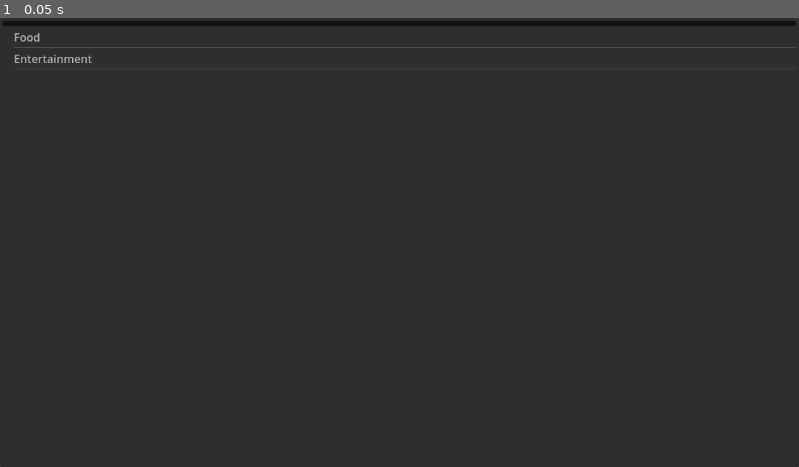
Above: before the commit, frame 1.
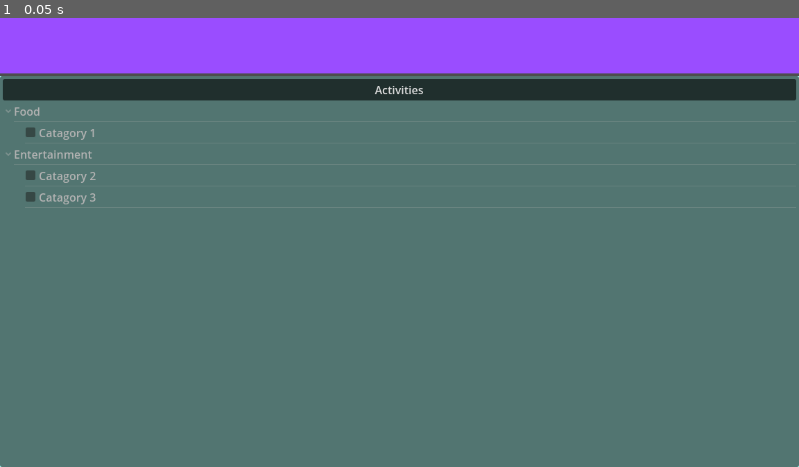
Above: after the commit, the same moment.

Repository: GenericUserIsTaken/AccessHackProj
Game: Godot game, scene res://checklist.tscn
The game is run twice, just before and just after one commit, with the same random seed, the same clock (stepped at 60 frames per second) and the same inputs. This scene is started directly instead of the project's main scene.
Inputs:
- Up to frame 1 (0.05 s): no input

The runs differ from the first frame. In frame 1, 95% of the frame differs, in the area x 0-100%, y 0-100%.

Commit message:
priority push
lol i would rather your stuff break after mine

Diff:
--- a/checklist.gd
+++ b/checklist.gd
@@ -5,15 +5,21 @@
 # Called when the node enters the scene tree for the first time.
 func _ready() -> void:
 	list.create_item()
+	list.set_column_title(0, "Activities")
 
 	var json = JSON.new()
 	var activities = JSON.parse_string(FileAccess.get_file_as_string("res://data/activities.json"))
 
-	for catagory_name in activities:
-		var catagory = list.create_item()
-		catagory.set_text(0, catagory_name.capitalize())
+	for activity_name in activities:
+		var activity = list.create_item()
+		activity.set_text(0, activity_name.capitalize())
+		#activity.collapsed = true
 
-		catagory
+		for catagory_name in activities[activity_name]:
+			var catagory = list.create_item(activity)
+			catagory.set_cell_mode(0, TreeItem.CELL_MODE_CHECK)
+			catagory.set_editable(0, true)
+			catagory.set_text(0, catagory_name.capitalize())
 
 	print(activities)
 
--- a/checklist.tscn
+++ b/checklist.tscn
@@ -11,7 +11,41 @@
 grow_vertical = 2
 script = ExtResource("1_63thk")
 
-[node name="List" type="Tree" parent="."]
+[node name="VBoxContainer" type="VBoxContainer" parent="."]
+layout_mode = 1
+anchors_preset = 15
+anchor_right = 1.0
+anchor_bottom = 1.0
+grow_horizontal = 2
+grow_vertical = 2
+
+[node name="Control" type="Control" parent="VBoxContainer"]
+custom_minimum_size = Vector2(0, 80)
+layout_mode = 2
+
+[node name="ColorRect" type="ColorRect" parent="VBoxContainer/Control"]
+layout_mode = 1
+anchors_preset = 15
+anchor_right = 1.0
+anchor_bottom = 1.0
+grow_horizontal = 2
+grow_vertical = 2
+color = Color(0.603333, 0.3, 1, 1)
+
+[node name="Control2" type="Control" parent="VBoxContainer"]
+layout_mode = 2
+size_flags_vertical = 3
+
+[node name="ColorRect" type="ColorRect" parent="VBoxContainer/Control2"]
+layout_mode = 1
+anchors_preset = 15
+anchor_right = 1.0
+anchor_bottom = 1.0
+grow_horizontal = 2
+grow_vertical = 2
+color = Color(0.65, 1, 0.959167, 1)
+
+[node name="List" type="Tree" parent="VBoxContainer/Control2"]
 unique_name_in_owner = true
 layout_mode = 1
 anchors_preset = 15
